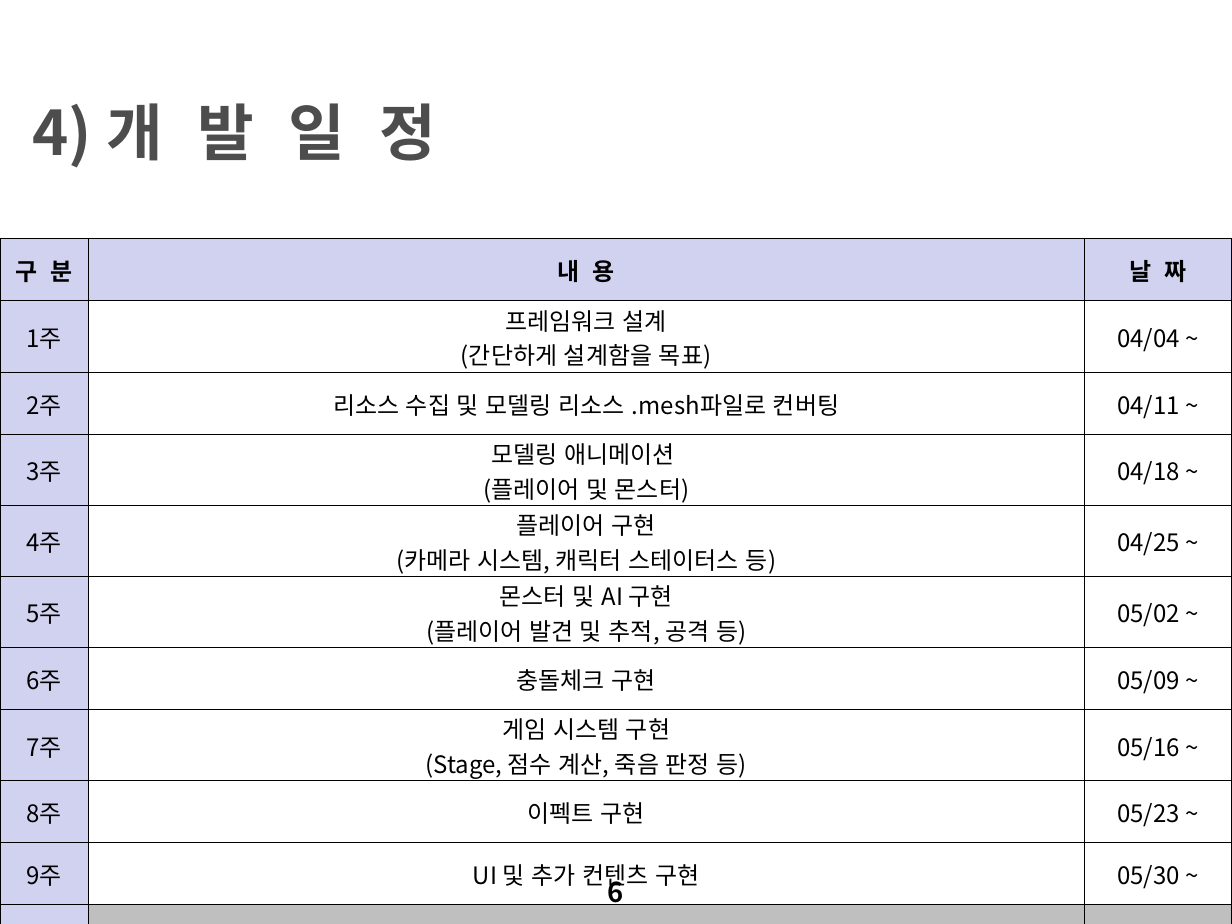
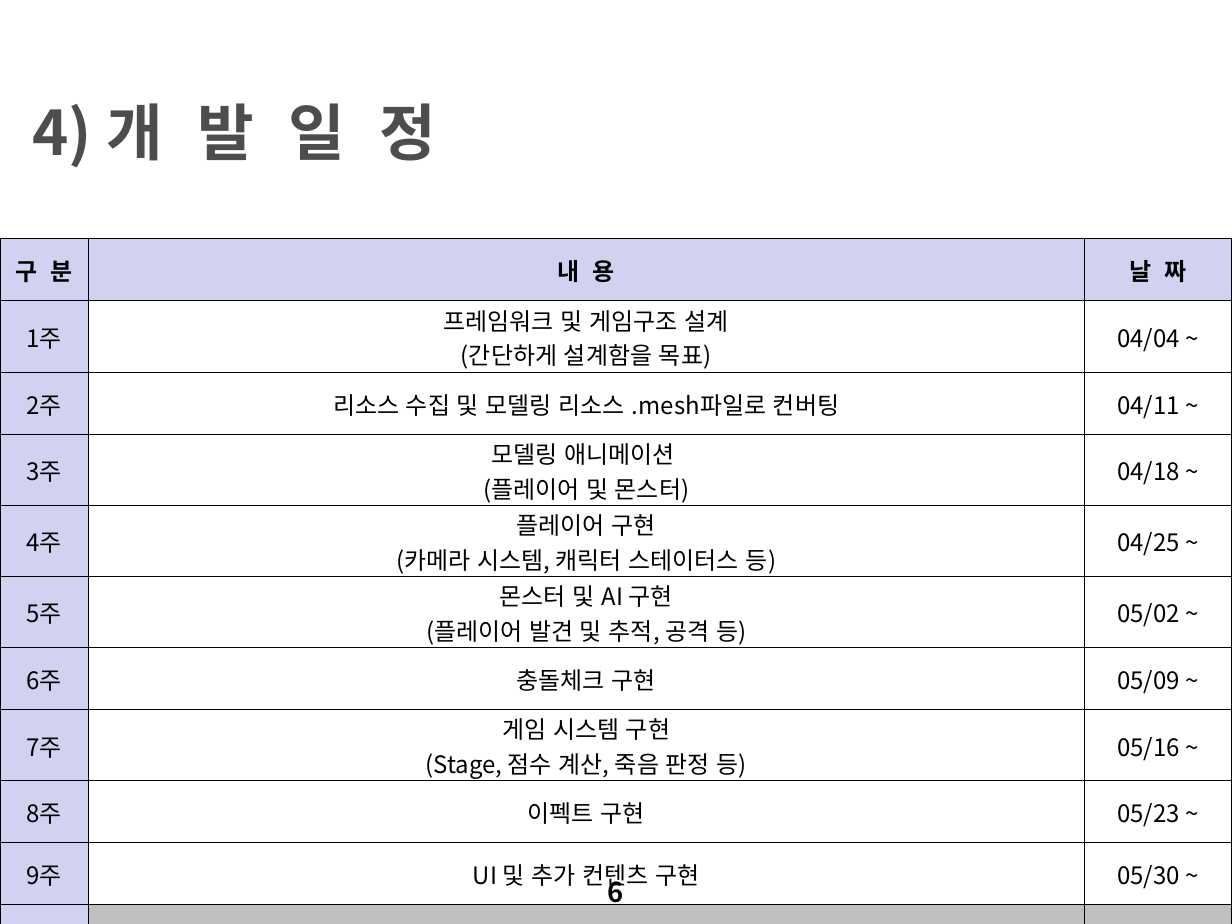
Before and after one commit to jonghyunChae/2016OgreCJHTermProject, a slide deck: slide 6 of PPT/2016 GameEngineProject(1)_채종현.pptx. Drawn at 1232x924 pixels with LibreOffice and Linux fonts; fonts in the diff are those of the drawing; background and template pictures are left out. Boxes give left, top, right and bottom in pixels: in the first picture for what was removed or moved away, otherwise in the second. Text is boxed around its words. In the diff, an @@ line names an element or a change of style, - is before the commit and + after.

```diff
--- a/PPT/2016 GameEngineProject(1)_채종현.pptx
+++ b/PPT/2016 GameEngineProject(1)_채종현.pptx
@@ table at bbox=[0, 239, 1232, 924] @@
-row 2, column 2: 프레임워크 설계 / (간단하게 설계함을 목표)
+row 2, column 2: 프레임워크 및 게임구조 설계 / (간단하게 설계함을 목표)
```
Also in this commit, not shown: 4 other slides changed.
